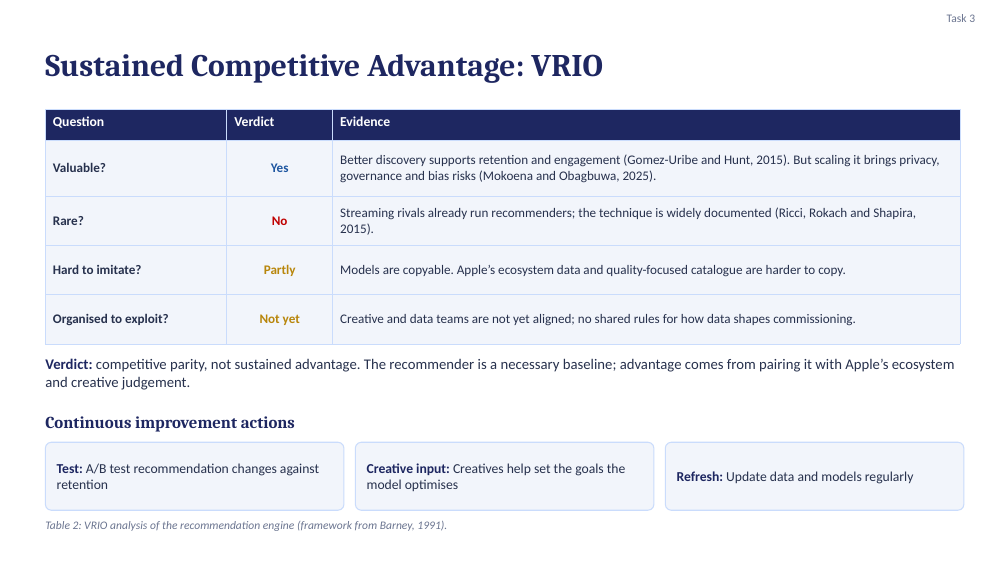
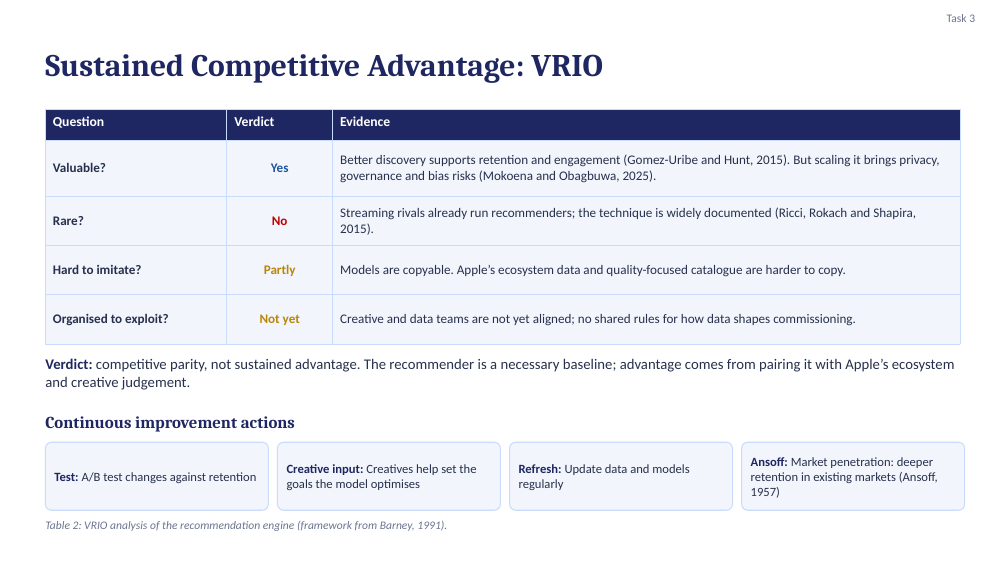
Before and after one commit to karanrg22-svg/skill, a slide deck: slide 8 of Earning-the-Signal_revised.pptx. Drawn at 1008x567 pixels with LibreOffice and Linux fonts; fonts in the diff are those of the drawing. Boxes give left, top, right and bottom in pixels: in the first picture for what was removed or moved away, otherwise in the second. Text is boxed around its words. In the diff, an @@ line names an element or a change of style, - is before the commit and + after.

```diff
--- a/Earning-the-Signal_revised.pptx
+++ b/Earning-the-Signal_revised.pptx
@@ rounded rectangle resized from (x1=45, y1=442, x2=344, y2=510) to (x1=45, y1=442, x2=268, y2=510) @@
@@ rounded rectangle resized from (x1=355, y1=442, x2=654, y2=510) to (x1=278, y1=442, x2=501, y2=510) @@
@@ text "Creative input: Creatives help set ..." moved from (x1=367, y1=463, x2=626, y2=491) to (x1=287, y1=464, x2=476, y2=490) @@
@@ text "Creative input: Creatives help set ..." at (x1=287, y1=464, x2=476, y2=490): size 13 to 12 pt @@
@@ rounded rectangle resized from (x1=665, y1=442, x2=964, y2=510) to (x1=510, y1=442, x2=733, y2=510) @@
@@ text "Refresh: Update data and models ..." at (x1=519, y1=464, x2=689, y2=490): size 13 to 12 pt @@
@@ text "Refresh: Update data and models ..." moved from (x1=677, y1=471, x2=914, y2=484) to (x1=519, y1=464, x2=689, y2=490) @@
@@ rounded rectangle added at (x1=742, y1=442, x2=965, y2=510), fill #F2F5FB, outline #CADCFC 1 pt @@
@@ text at (x1=54, y1=472, x2=257, y2=483): text changed; size 13 to 12 pt @@
-Test: A/B test recommendation changes against retention
+Test: A/B test changes against retention
@@ text added at (x1=751, y1=457, x2=938, y2=498), 12 pt, text #27314D @@
+Ansoff: Market penetration: deeper retention in existing markets (Ansoff, 1957)
```
Also in this commit, not shown: 2 other slides changed.
